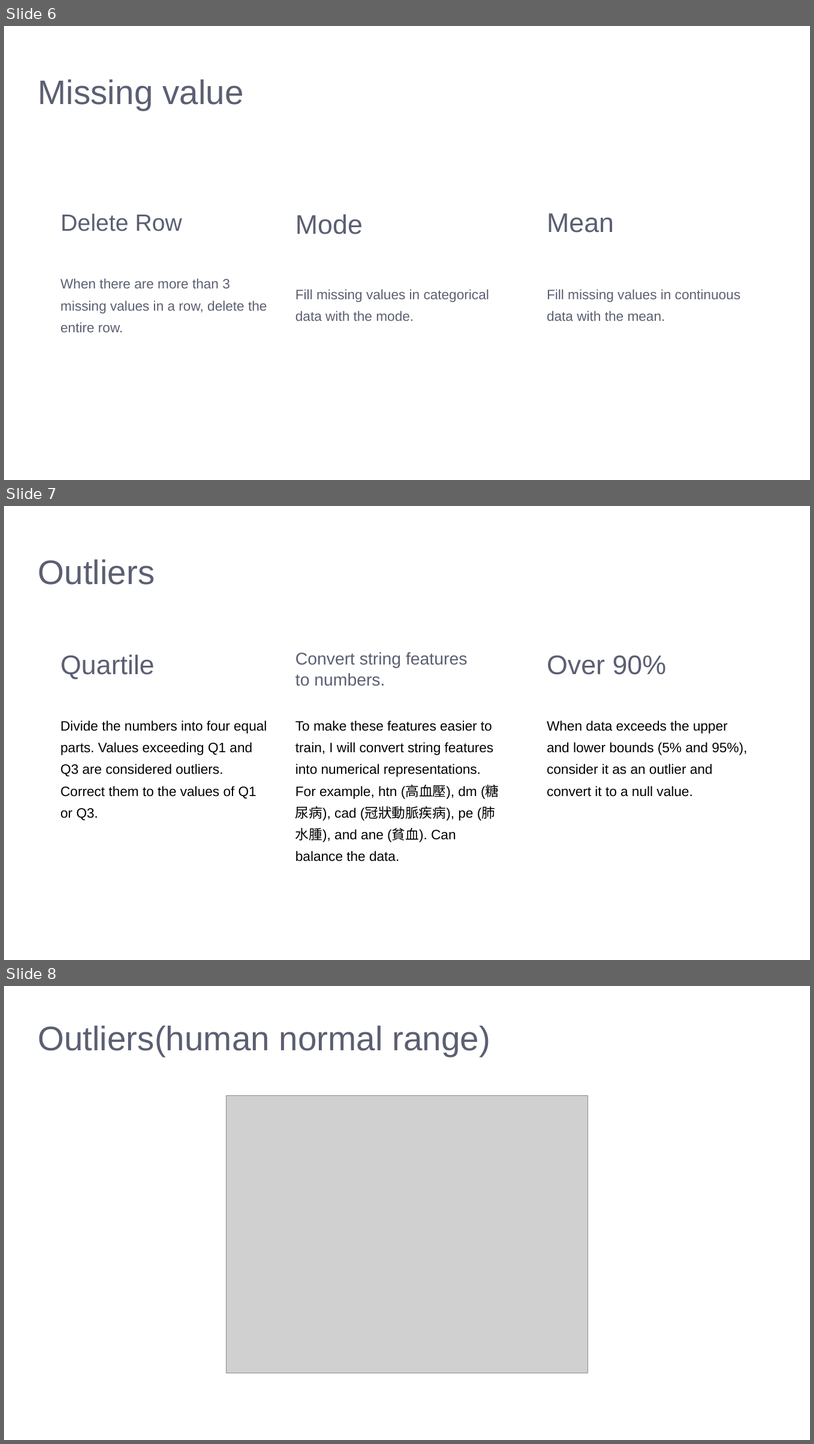
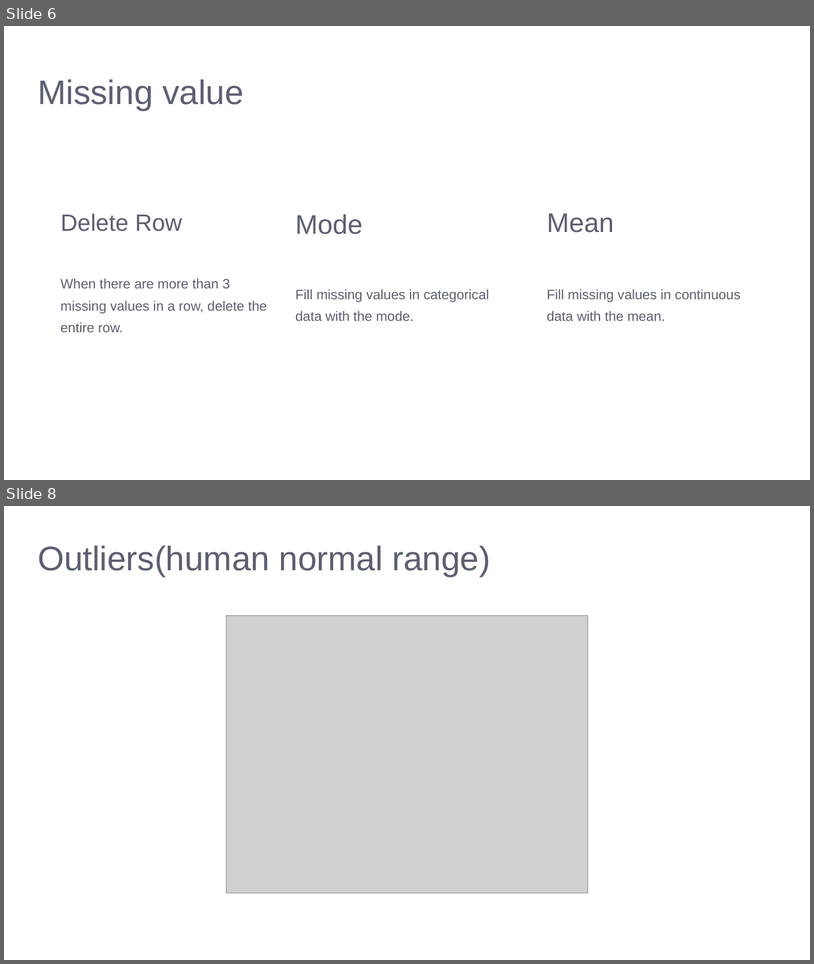
Before and after one commit to LeeMoofon0222/Vizuro_Intern, a slide deck: ckd_process/kidney_disease.pptx. Shown one above the other, each under a label of ours: slides 6, 7 and 8 before the commit, slides 6 and 8 after it; the slides between them are not shown. The pictures are 814x1444 and 814x964 pixels, drawn with LibreOffice and Linux fonts; fonts in the diff are those of the drawing; grey boxes stand for pictures; background and template pictures are left out. Boxes give left, top, right and bottom in pixels: in the first picture for what was removed or moved away, otherwise in the second. Text is boxed around its words. In the diff, an @@ line names an element or a change of style, - is before the commit and + after.

```diff
--- a/ckd_process/kidney_disease.pptx
+++ b/ckd_process/kidney_disease.pptx
@@ slide 7 removed at [4,506,810,960], background picture (left out) @@
@@ freeform shape removed at [4,506,810,960] @@
@@ text removed at [38,559,155,585] @@
-Outliers
@@ text removed at [60,654,155,679] @@
-Quartile
@@ text removed at [296,652,467,686] @@
-Convert string features to numbers.
@@ text removed at [547,655,667,675] @@
-Over 90%
@@ text removed at [60,720,267,820] @@
-Divide the numbers into four equal parts. Values exceeding Q1 and Q3 are considered outliers. Correct them to the values of Q1 or Q3.
@@ text removed at [296,720,499,861] @@
-To make these features easier to train, I will convert string features into numerical representations. For example, htn (高血壓), dm (糖尿病), cad (冠狀動脈疾病), pe (肺水腫), and ane (貧血). Can balance the data.
@@ text removed at [547,720,747,796] @@
-When data exceeds the upper and lower bounds (5% and 95%), consider it as an outlier and convert it to a null value.
```
Also in this commit, not shown: 6 slides changed, 3 other files.
